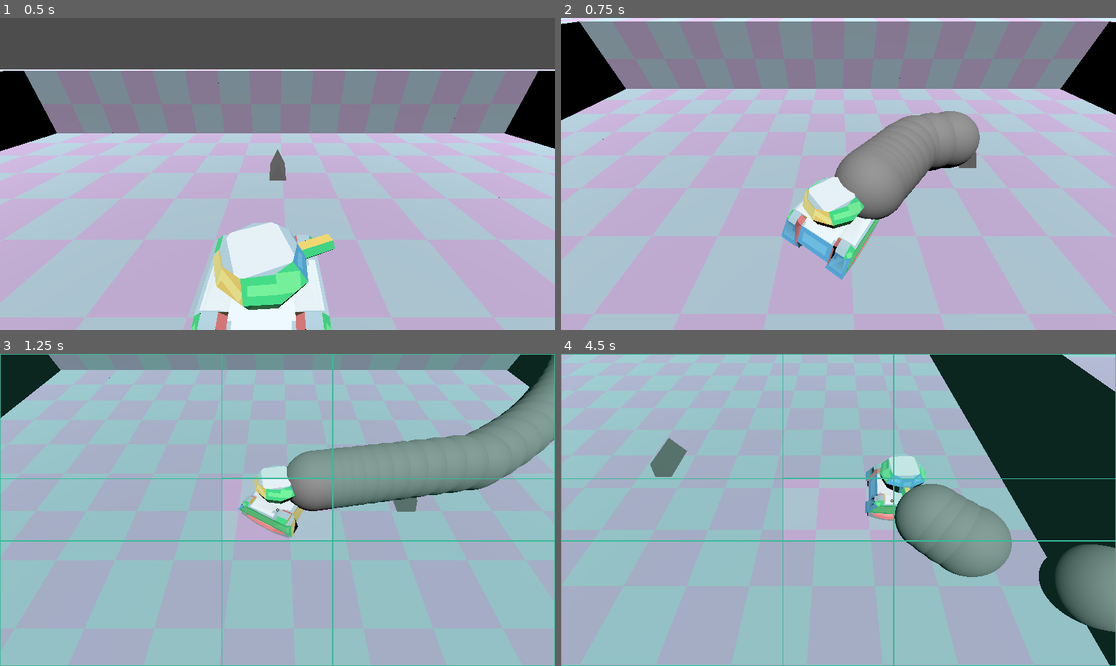
Above: before the commit, frames 1-4 (two rows, left to right).
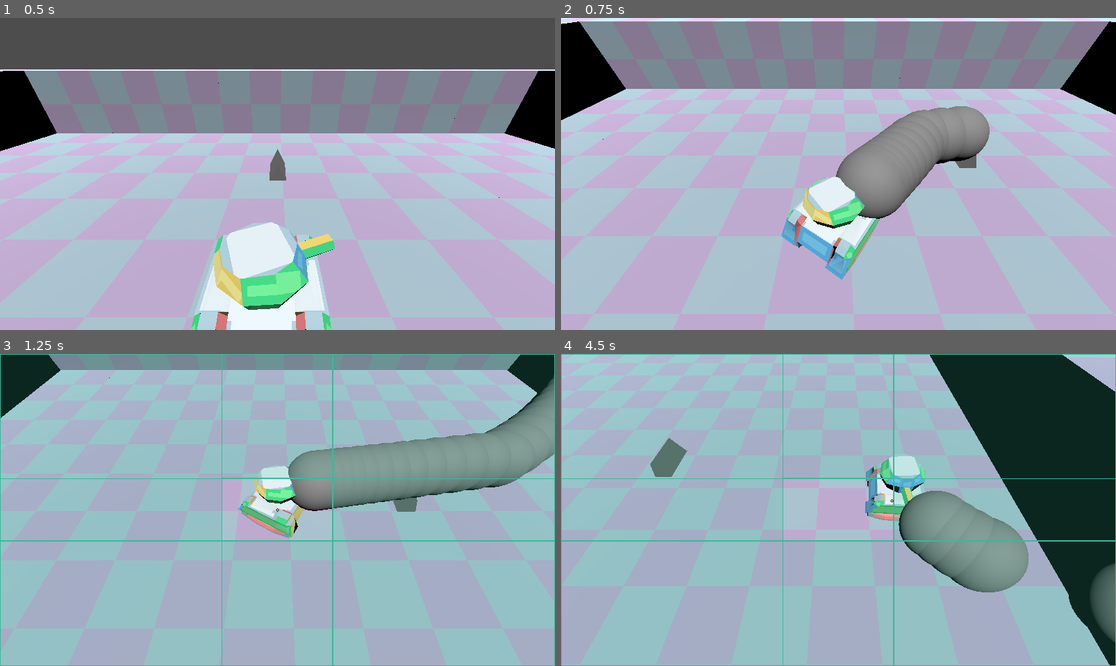
Above: after the commit, the same moments.

Repository: Skeleray/Tonks
Game: Godot game, scene res://MainTestScene.tscn
The game is run twice, just before and just after one commit, with the same random seed, the same clock (stepped at 60 frames per second) and the same inputs.
Inputs (mouse positions are in pixels of both pictures, inside the frame that each line leads up to):
- Up to frame 1 (0.5 s): no input
- Up to frame 2 (0.75 s): tap Enter (ui_accept) at 0.5 s; move the mouse to (960, 158) at 0.52 s; hold D (right) from 0.53 s (still down); hold Space (shoot) from 0.53 s (still down); click (960, 158) at 0.67 s
- Up to frame 3 (1.25 s): keep holding D (right); keep holding Space (shoot); tap Enter (ui_accept) at 0.77 s
- Up to frame 4 (4.5 s): move the mouse to (727, 525) at 1.27 s; release D (right) at 1.28 s; release Space (shoot) at 1.28 s; hold S (backward) 1.28-2.03 s; tap Space (shoot) at 1.35, 2.3, 3.05, 4.35 s; tap Enter (ui_accept) at 1.52, 3.02, 3.77 s; move the mouse to (894, 441) at 2.02 s; hold D (right) 2.03-2.78 s; hold F 2.03-2.78 s; move the mouse to (810, 572) at 2.77 s; hold W (forward) 2.78-3.53 s; tap Q at 2.85 s; click (810, 572) at 2.92 s; move the mouse to (1005, 556) at 3.52 s; hold Space (shoot) 3.53-4.28 s; hold A (left) from 3.53 s (still down); move the mouse to (672, 463) at 4.27 s

Frame 1 is identical in both runs. In frame 2, 0.8% of the frame differs, in the area x 49-78%, y 28-65%; in frame 3, 1.3%; in frame 4, 4.7%, in the area x 60-100%, y 41-93%.

Commit message:
added bullet pool

Diff:
--- /dev/null
+++ b/Bullets/BulletPoolTrigger.tscn
@@ -0,0 +1,9 @@
+[gd_scene load_steps=3 format=3 uid="uid://brd3xrt4s6qyd"]
+
+[ext_resource type="Script" path="res://Bullets/bullet_pool.gd" id="1_wqv20"]
+[ext_resource type="PackedScene" uid="uid://bh2csag5shpq5" path="res://Bullets/TriggerBullet.tscn" id="2_8ysx6"]
+
+[node name="BulletPoolTrigger" type="Node3D"]
+script = ExtResource("1_wqv20")
+bullet = ExtResource("2_8ysx6")
+number_of_bullets = 100
--- /dev/null
+++ b/Bullets/BulletPoolTriggerBullets.tscn
@@ -0,0 +1,9 @@
+[gd_scene load_steps=3 format=3 uid="uid://cr0p3cu7vnogv"]
+
+[ext_resource type="Script" path="res://Bullets/bullet_pool.gd" id="1_nvbps"]
+[ext_resource type="PackedScene" uid="uid://bh2csag5shpq5" path="res://Bullets/TriggerBullet.tscn" id="2_wbtyb"]
+
+[node name="BulletPoolTriggerBullets" type="Node3D"]
+script = ExtResource("1_nvbps")
+bullet = ExtResource("2_wbtyb")
+number_of_bullets = 100
--- a/Bullets/TriggerBullet.tscn
+++ b/Bullets/TriggerBullet.tscn
@@ -12,6 +12,7 @@
 max_velocity = 100.0
 
 [node name="Area3D" type="Area3D" parent="."]
+collision_mask = 0
 
 [node name="CollisionShape3D" type="CollisionShape3D" parent="Area3D"]
 shape = SubResource("SphereShape3D_8nrmd")
--- /dev/null
+++ b/Bullets/bullet_pool.gd
@@ -0,0 +1,28 @@
+extends Node3D
+class_name BulletPool
+@export var bullet: PackedScene
+
+var bullets :Array[BaseBullet] = []
+var current_index := 0
+
+@export var number_of_bullets : int
+
+# Called when the node enters the scene tree for the first time.
+func _ready() -> void:
+	for i in range(0,number_of_bullets) :
+		var test  :=  bullet.instantiate()
+		get_tree().root.add_child.call_deferred(test)
+		bullets.append(test as BaseBullet)
+		var test2 := test as BaseBullet
+		test.set_visible(false)
+		test.set_process(false)
+
+
+
+
+
+func _get_next_bullet() -> BaseBullet :
+	var return_bullet := bullets[current_index]
+	current_index = current_index +1
+	current_index = current_index % bullets.size()
+	return return_bullet
--- a/Bullets/trigger_bullet.gd
+++ b/Bullets/trigger_bullet.gd
@@ -23,7 +23,6 @@
 		current_velocity = current_velocity.normalized() * max_velocity
 	var new_position := current_position + current_velocity * delta
 	position = new_position
-	print(new_position)
 
 
 
@@ -32,4 +31,5 @@
 
 
 func _on_area_3d_area_entered(area: Area3D) -> void:
-	print("test")
+	set_process(false)
+	visible = false
--- a/Character/TankHead.tscn
+++ b/Character/TankHead.tscn
@@ -1,17 +1,19 @@
 [gd_scene load_steps=4 format=3 uid="uid://brknc5konq6ak"]
 
 [ext_resource type="Script" path="res://Character/tank_head.gd" id="1_6e5qn"]
-[ext_resource type="PackedScene" uid="uid://bh2csag5shpq5" path="res://Bullets/TriggerBullet.tscn" id="2_4t8xa"]
 [ext_resource type="PackedScene" uid="uid://cdeq7h3mrl5lk" path="res://Models/TonkTurret.gltf" id="2_k5g0s"]
+[ext_resource type="PackedScene" uid="uid://brd3xrt4s6qyd" path="res://Bullets/BulletPoolTrigger.tscn" id="3_4b4sc"]
 
-[node name="TankHead" type="Node3D" node_paths=PackedStringArray("shootPoint")]
+[node name="TankHead" type="Node3D" node_paths=PackedStringArray("shootPoint", "bullet_pool")]
 transform = Transform3D(0.719909, 0, 0, 0, 0.761143, 0, 0, 0, 0.846271, 0, 0, 0)
 script = ExtResource("1_6e5qn")
 shootPoint = NodePath("ShootPoint")
-bullet = ExtResource("2_4t8xa")
+bullet_pool = NodePath("BulletPoolTrigger")
 
 [node name="blockbench_export" parent="." instance=ExtResource("2_k5g0s")]
 transform = Transform3D(-1.38906, 0, -1.03304e-07, 0, 1.31381, 0, 1.21436e-07, 0, -1.18165, 0, 0, 0.0793088)
 
 [node name="ShootPoint" type="Node3D" parent="."]
 transform = Transform3D(1, 0, 0, 0, 1, 0, 0, 0, 1, 0, 0.294772, 0.715774)
+
+[node name="BulletPoolTrigger" parent="." instance=ExtResource("3_4b4sc")]
--- a/Character/tank_head.gd
+++ b/Character/tank_head.gd
@@ -3,7 +3,7 @@
 @export var rotation_speed:float
 @export var mesh : MeshInstance3D
 @export var shootPoint : Node3D
-@export var bullet: PackedScene
+@export var bullet_pool : BulletPool
 
 var testBool:=false
 # Called when the node enters the scene tree for the first time.
@@ -42,10 +42,10 @@
 
 
 	if Input.is_action_pressed("shoot") :
-		var new_bullet: BaseBullet
-		var test  =  bullet.instantiate()
-		new_bullet = test as BaseBullet
-		get_tree().root.add_child(new_bullet)
+		var new_bullet := bullet_pool._get_next_bullet()
+		new_bullet.set_process(true)
+		new_bullet.visible = true
+
 		var bulletDirection3D :=  (shootPoint.global_position - global_position)
 		var bullet_direction_flatt := Vector3(bulletDirection3D.x,0,bulletDirection3D.z).normalized()
 		new_bullet.SetStartPosition(shootPoint.global_position, bullet_direction_flatt)
--- a/MainTestScene.tscn
+++ b/MainTestScene.tscn
@@ -19,7 +19,7 @@
 [node name="Node3D" type="Node3D"]
 
 [node name="Camera3D" type="Camera3D" parent="."]
-transform = Transform3D(1, 4.59391e-07, -2.05979e-07, -7.83184e-08, 0.546096, 0.837723, 4.97326e-07, -0.837723, 0.546096, -0.232438, 2.3685, 2.16825)
+transform = Transform3D(1, 4.59391e-07, -2.05978e-07, -7.83184e-08, 0.546096, 0.837723, 4.97326e-07, -0.837723, 0.546096, -0.232438, 2.3685, 2.16825)
 script = SubResource("GDScript_ltx8a")
 
 [node name="PhantomCameraHost" type="Node" parent="Camera3D"]
